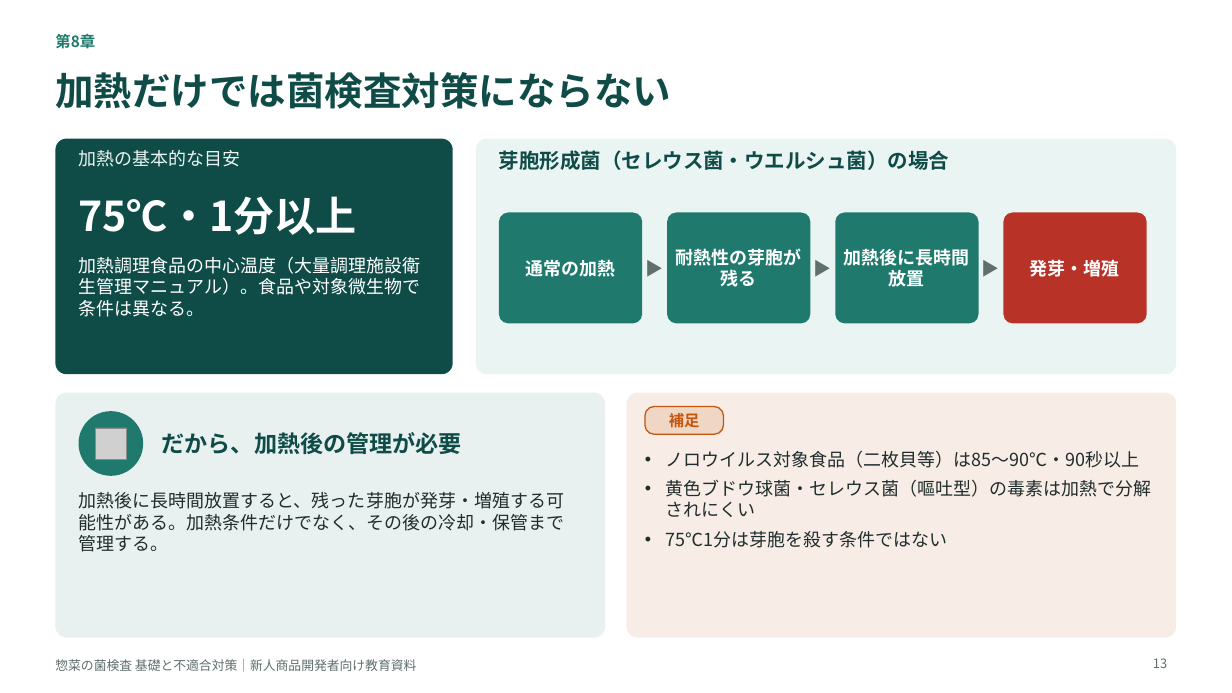
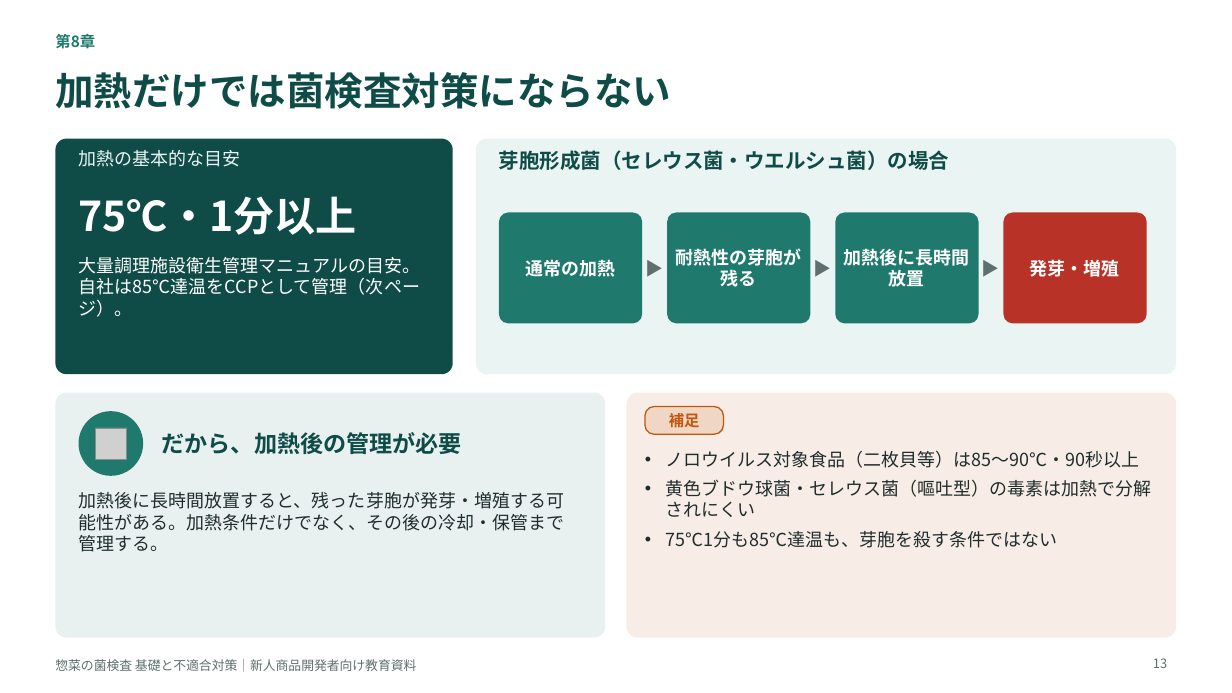
Before and after one commit to tanakashuhei-dotcom/shuhei0208, a slide deck: slide 13 of 菌検査教育資料.pptx. Drawn at 1232x693 pixels with LibreOffice and Linux fonts; fonts in the diff are those of the drawing; grey boxes stand for pictures. Boxes give left, top, right and bottom in pixels: in the first picture for what was removed or moved away, otherwise in the second. Text is boxed around its words. In the diff, an @@ line names an element or a change of style, - is before the commit and + after.

```diff
--- a/菌検査教育資料.pptx
+++ b/菌検査教育資料.pptx
@@ text at <box>79,257,421,317</box>: text changed @@
-加熱調理食品の中心温度（大量調理施設衛生管理マニュアル）。食品や対象微生物で条件は異なる。
+大量調理施設衛生管理マニュアルの目安。自社は85℃達温をCCPとして管理（次ページ）。
@@ text at <box>665,531,1057,548</box>: text changed @@
-• 75℃1分は芽胞を殺す条件ではない
+• 75℃1分も85℃達温も、芽胞を殺す条件ではない
```
Also in this commit, not shown: 18 other slides changed, 1 slide added.
